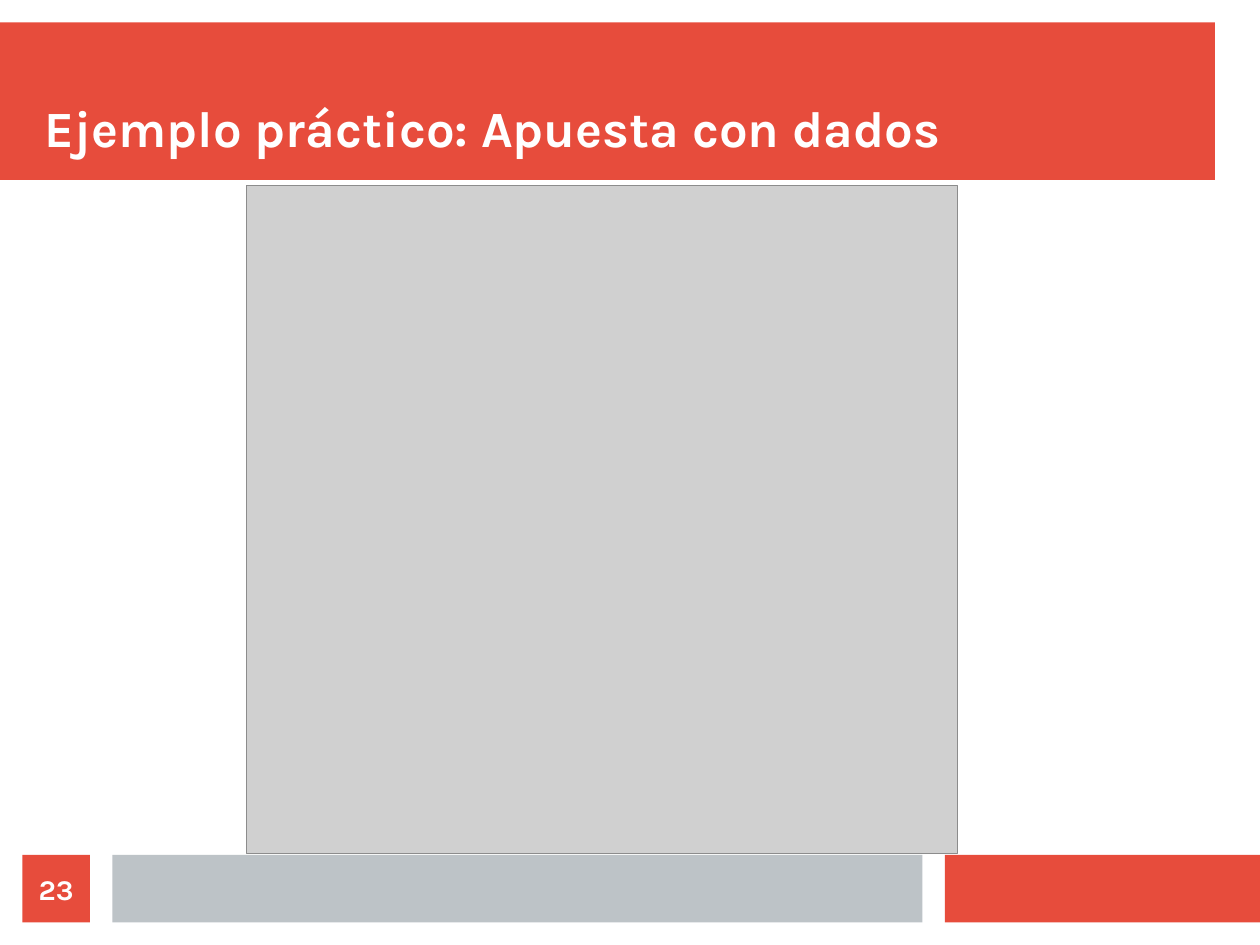
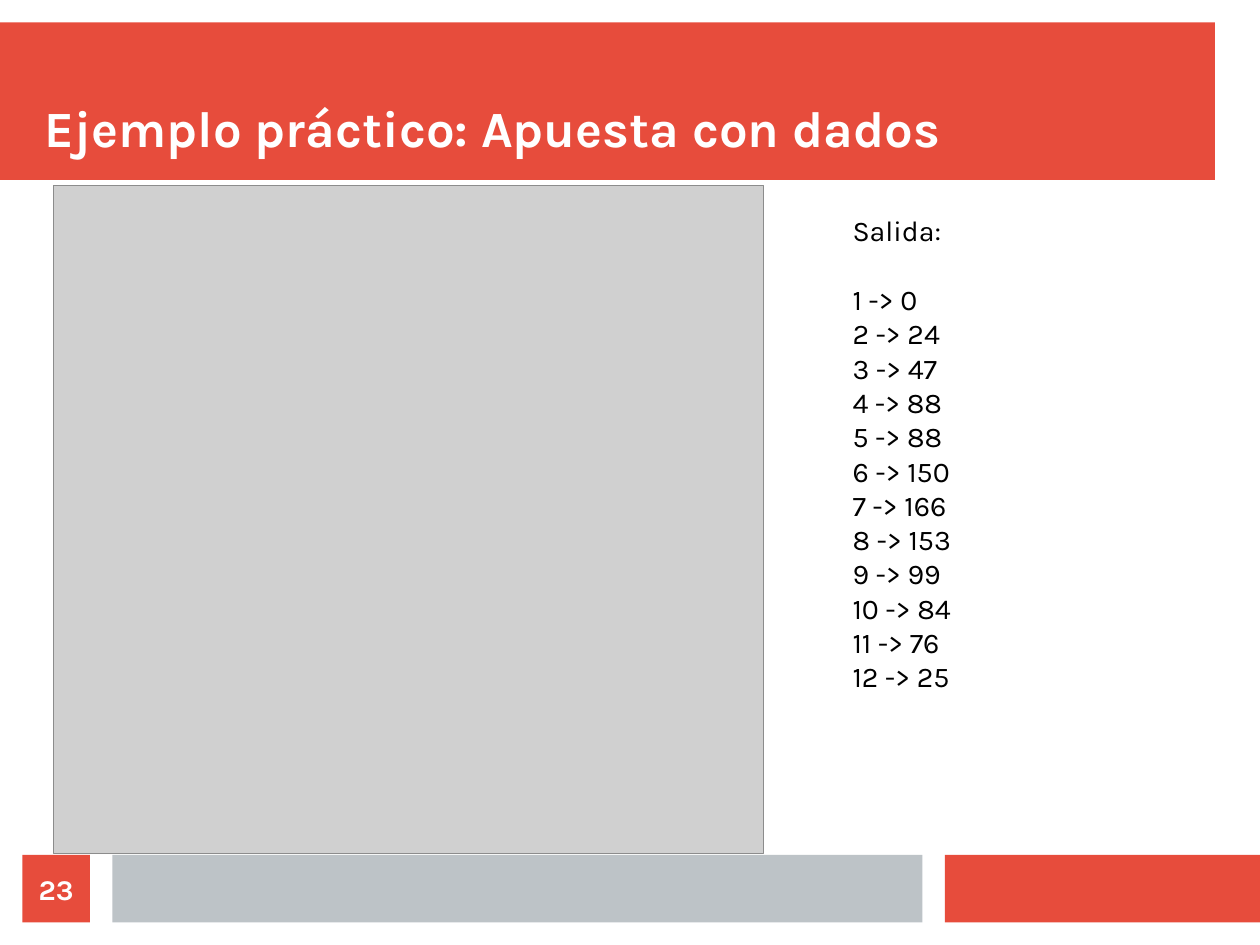
Before and after one commit to vialrogo/PublicPresentations, a slide deck: slide 23 of Introducción a la Simulación Computacional/IS.odp. Drawn at 1260x945 pixels with LibreOffice and Linux fonts; fonts in the diff are those of the drawing; grey boxes stand for pictures. Boxes give left, top, right and bottom in pixels: in the first picture for what was removed or moved away, otherwise in the second. Text is boxed around its words. In the diff, an @@ line names an element or a change of style, - is before the commit and + after.

```diff
--- a/Introducción a la Simulación Computacional/IS.odp
+++ b/Introducción a la Simulación Computacional/IS.odp
@@ picture: place and size @@
-picture at bbox=[247, 185, 958, 853]
+picture at bbox=[54, 185, 765, 853]
@@ text added at bbox=[853, 221, 951, 688], 18 pt, text #000000 @@
+Salida:
+1 -> 0
+2 -> 24
+3 -> 47
+4 -> 88
+5 -> 88
+6 -> 150
+7 -> 166
+8 -> 153
+9 -> 99
+10 -> 84
+11 -> 76
+12 -> 25
```
Also in this commit, not shown: 1 other file.
